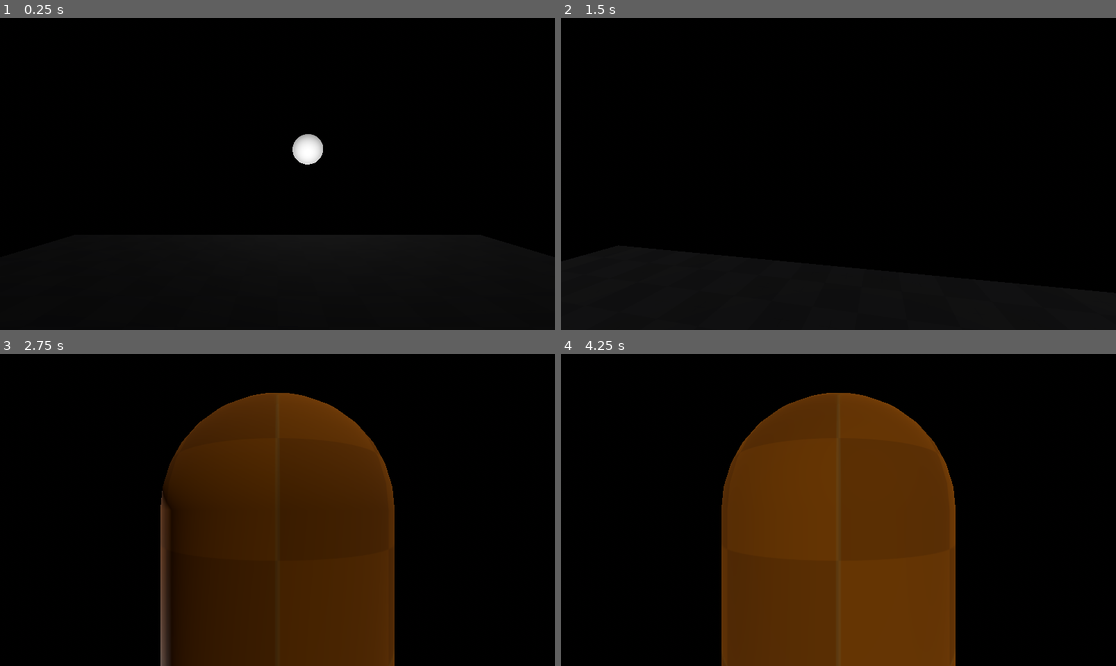
Above: before the commit, frames 1-4 (two rows, left to right).
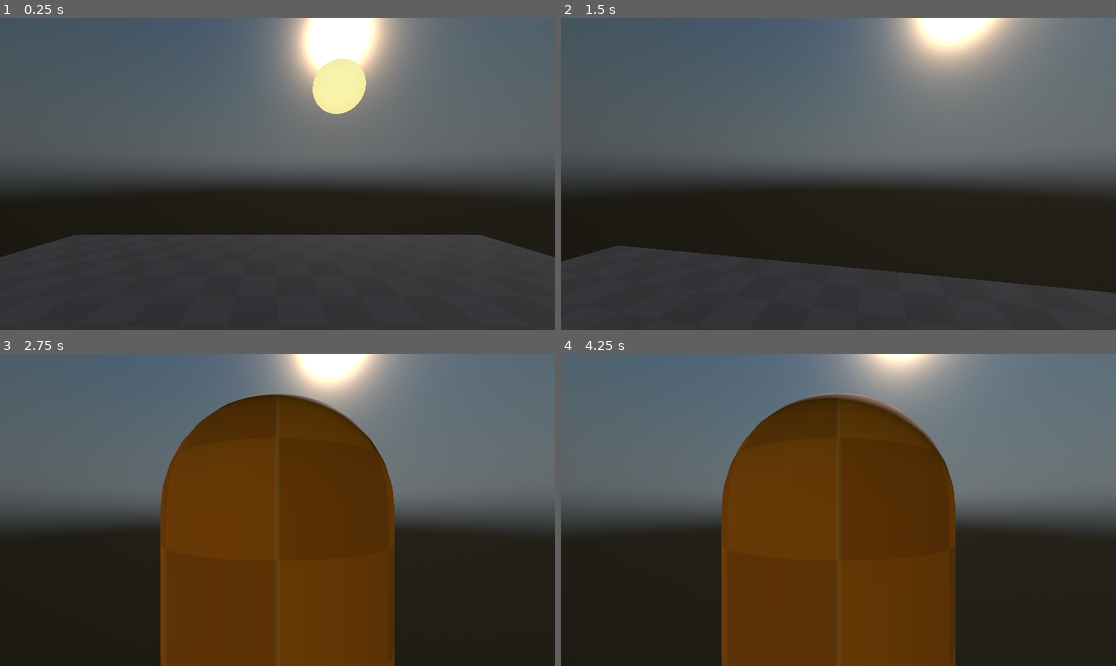
Above: after the commit, the same moments.

Repository: FroggLeo/driving-game
Game: Godot game, scene res://world.tscn
Two runs of this game, one before a commit and one after it. Both use one fixed random seed, a clock stepped at 60 frames per second and the inputs below.
Inputs (mouse positions are in pixels of both pictures, inside the frame that each line leads up to):
- Up to frame 1 (0.25 s): no input
- Up to frame 2 (1.5 s): tap Enter at 0.5 s; move the mouse to (866, 174) at 0.52 s; hold Right mouse button (move_camera) 0.53-1.28 s; hold W (move_forward) from 0.53 s (still down); tap Space (jump) at 0.77 s; move the mouse to (810, 174) at 1.27 s; tap Mouse wheel up (zoom_in) at 1.35 s
- Up to frame 3 (2.75 s): keep holding W (move_forward); tap Space (jump) at 1.52 s; move the mouse to (288, 503) at 2.02 s; hold Mouse wheel down (zoom_out) from 2.03 s (still down)
- Up to frame 4 (4.25 s): move the mouse to (810, 572) at 2.77 s; release Mouse wheel down (zoom_out) at 2.78 s; tap Alt at 2.85 s; tap Space (jump) at 3.02, 3.77 s; move the mouse to (1005, 556) at 3.52 s; release W (move_forward) at 3.53 s; hold A (move_left) from 3.53 s (still down); tap Shift at 3.6 s

The runs differ from the first frame. In frame 1, 100% of the frame differs, in the area x 0-100%, y 0-100%; in frame 2, 100%; in frame 3, 87%; in frame 4, 68%.

Commit message:
adjust some values for better sky color

Diff:
--- a/godot_project/environment/sky.tscn
+++ b/godot_project/environment/sky.tscn
@@ -27,7 +27,7 @@
 script = ExtResource("2_dptxg")
 
 [node name="sun_tilt" type="Node3D" parent="."]
-transform = Transform3D(1, 0, 0, 0, -0.1414715, 0.9899423, 0, -0.9899423, -0.1414715, 0, 0, 0)
+transform = Transform3D(1, 0, 0, 0, -0.5854105, 0.81073684, 0, -0.81073684, -0.5854105, 0, 0, 0)
 
 [node name="sun" type="Node3D" parent="sun_tilt"]
 
@@ -39,7 +39,6 @@
 mesh = SubResource("SphereMesh_gr5xt")
 
 [node name="moon_tilt" type="Node3D" parent="."]
-transform = Transform3D(1, 0, 0, 0, -0.79457366, 0.6071678, 0, -0.6071678, -0.79457366, 0, 0, 0)
 
 [node name="moon" type="Node3D" parent="moon_tilt"]
 
--- a/godot_project/environment/sky_shader.tres
+++ b/godot_project/environment/sky_shader.tres
@@ -1,9 +1,18 @@
-[gd_resource type="PhysicalSkyMaterial" format=3 uid="uid://bkvdhlri11df5"]
+[gd_resource type="PhysicalSkyMaterial" load_steps=3 format=3 uid="uid://bkvdhlri11df5"]
+
+[sub_resource type="Gradient" id="Gradient_rhrpy"]
+offsets = PackedFloat32Array(0, 0.49122807)
+colors = PackedColorArray(0, 0, 0, 1, 0.000666666, 0, 0.01, 1)
+
+[sub_resource type="GradientTexture2D" id="GradientTexture2D_j5yi2"]
+gradient = SubResource("Gradient_rhrpy")
+fill_from = Vector2(1, 1)
 
 [resource]
-rayleigh_color = Color(0.0806, 0.26938996, 0.62, 1)
+rayleigh_color = Color(0.29400003, 0.4998, 0.98, 1)
 mie_coefficient = 0.02
 mie_eccentricity = 0.95
-mie_color = Color(1, 0.5388553, 0.42263678, 1)
+mie_color = Color(1, 0.8114337, 0.7627819, 1)
 turbidity = 2.2
 energy_multiplier = 3.0
+night_sky = SubResource("GradientTexture2D_j5yi2")
--- a/godot_project/world.tscn
+++ b/godot_project/world.tscn
@@ -20,7 +20,8 @@
 [node name="World" type="Node3D"]
 
 [node name="sky" parent="." instance=ExtResource("3_tlwt5")]
-time = 0.78
+day_length = 120.0
+time = 0.349
 year_time = 0.32
 moon_season = 0.01
 
